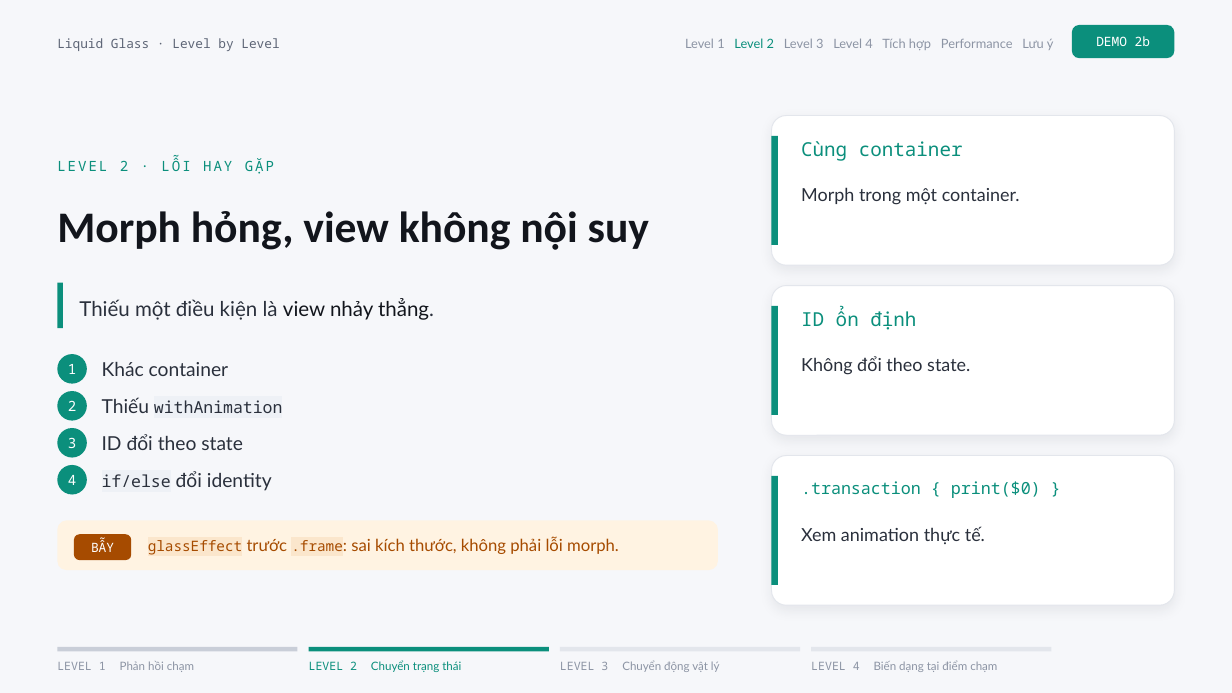
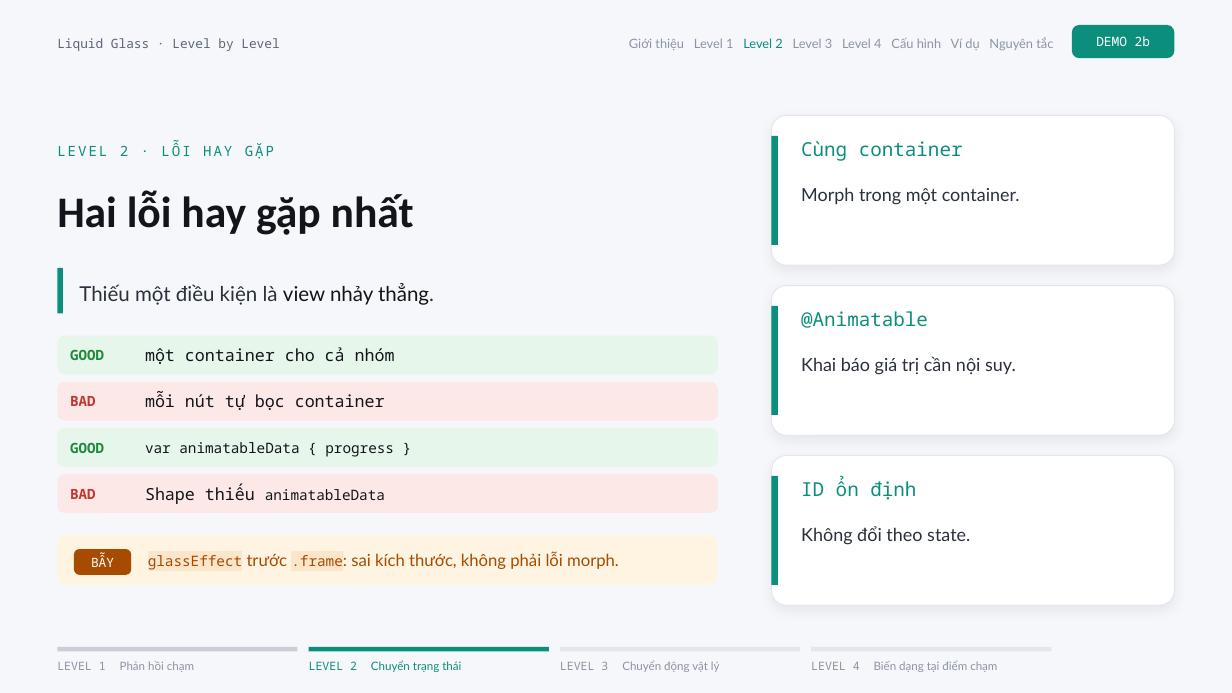
Before and after one commit to matech03/workshop-liquid-glass, a slide deck: slide 8 of slides/Trai-nghiem-Liquid-Glass.pptx (slide 7 before the commit). Drawn at 1232x693 pixels with LibreOffice and Linux fonts; fonts in the diff are those of the drawing. Boxes give left, top, right and bottom in pixels: in the first picture for what was removed or moved away, otherwise in the second. Text is boxed around its words. In the diff, an @@ line names an element or a change of style, - is before the commit and + after.

```diff
--- a/slides/Trai-nghiem-Liquid-Glass.pptx
+++ b/slides/Trai-nghiem-Liquid-Glass.pptx
@@ text at box(629, 37, 1053, 50): text changed @@
-Level 1 Level 2 Level 3 Level 4 Tích hợp Performance Lưu ý
+Giới thiệu Level 1 Level 2 Level 3 Level 4 Cấu hình Ví dụ Nguyên tắc
@@ text at box(57, 191, 414, 235): text changed @@
-Morph hỏng, view không nội suy
+Hai lỗi hay gặp nhất
@@ 2 texts, 1 rectangle: place and size @@
-2 texts, 1 rectangle at box(57, 157, 434, 328)
+2 texts, 1 rectangle at box(57, 142, 434, 313)
@@ text at box(801, 311, 928, 328): text changed @@
-ID ổn định
+@Animatable
@@ ellipse removed at box(57, 354, 87, 384) @@
@@ rounded rectangle added at box(57, 335, 718, 374), fill #E6F6EA @@
@@ text at box(70, 349, 104, 360): text changed; text colour #FFFFFF to #1F8A3B; bold on @@
-1
+GOOD
@@ text at box(145, 347, 395, 364): text changed; size 15 to 13 pt; font Lato to Noto Sans Mono; text colour #2A303C to #12151C @@
-Khác container
+một container cho cả nhóm
@@ text at box(801, 356, 1016, 375): text changed @@
-Không đổi theo state.
+Khai báo giá trị cần nội suy.
@@ rounded rectangle added at box(57, 382, 718, 421), fill #FCE8E7 @@
@@ ellipse removed at box(57, 391, 87, 421) @@
@@ text at box(70, 396, 95, 406): text changed; text colour #FFFFFF to #C2362F; bold on @@
-2
+BAD
@@ text at box(145, 392, 385, 410): text changed; size 12.9 to 13 pt; text colour #2A303C to #12151C @@
-Thiếu withAnimation
+mỗi nút tự bọc container
@@ ellipse removed at box(57, 428, 87, 457) @@
@@ rounded rectangle added at box(57, 428, 718, 467), fill #E6F6EA @@
@@ text at box(70, 442, 104, 453): text changed; text colour #FFFFFF to #1F8A3B; bold on @@
-3
+GOOD
@@ text at box(145, 442, 394, 457): text changed; size 15 to 11.2 pt; font Lato to Noto Sans Mono; text colour #2A303C to #12151C @@
-ID đổi theo state
+var animatableData { progress }
@@ ellipse removed at box(57, 465, 87, 494) @@
@@ rounded rectangle added at box(57, 474, 718, 513), fill #FCE8E7 @@
@@ text at box(801, 478, 916, 500): text changed; size 13 to 15 pt @@
-.transaction { print($0) }
+ID ổn định
@@ text at box(70, 489, 95, 499): text changed; text colour #FFFFFF to #C2362F; bold on @@
-4
+BAD
@@ text at box(145, 484, 385, 504): text changed; size 15 to 11.2 pt; font Lato to Noto Sans Mono; text colour #2A303C to #12151C @@
-if/else đổi identity
+Shape thiếu animatableData
@@ text at box(801, 526, 970, 545): text changed @@
-Xem animation thực tế.
+Không đổi theo state.
@@ 2 texts, 2 rounded rectangles: place and size @@
-2 texts, 2 rounded rectangles at box(57, 520, 718, 570)
+2 texts, 2 rounded rectangles at box(57, 535, 718, 585)
```
Also in this commit, not shown: 11 other slides changed, 6 slides added, 5 slides removed, 51 other files.
